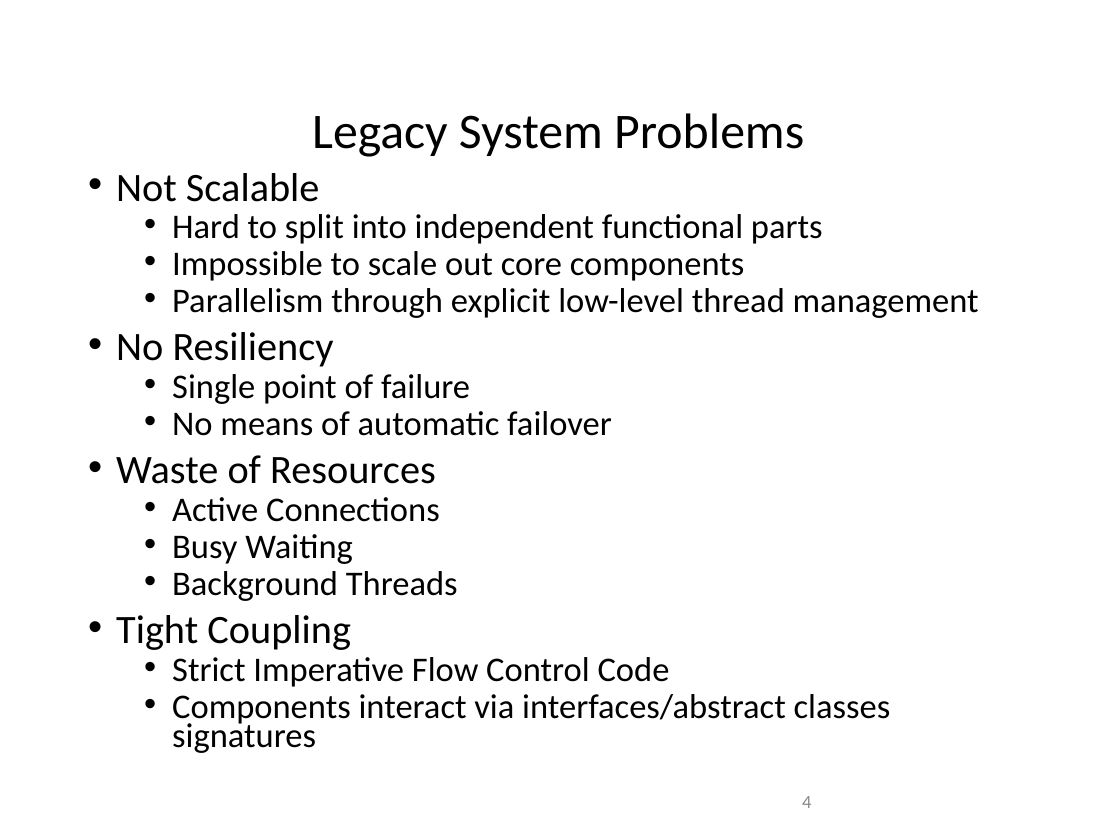
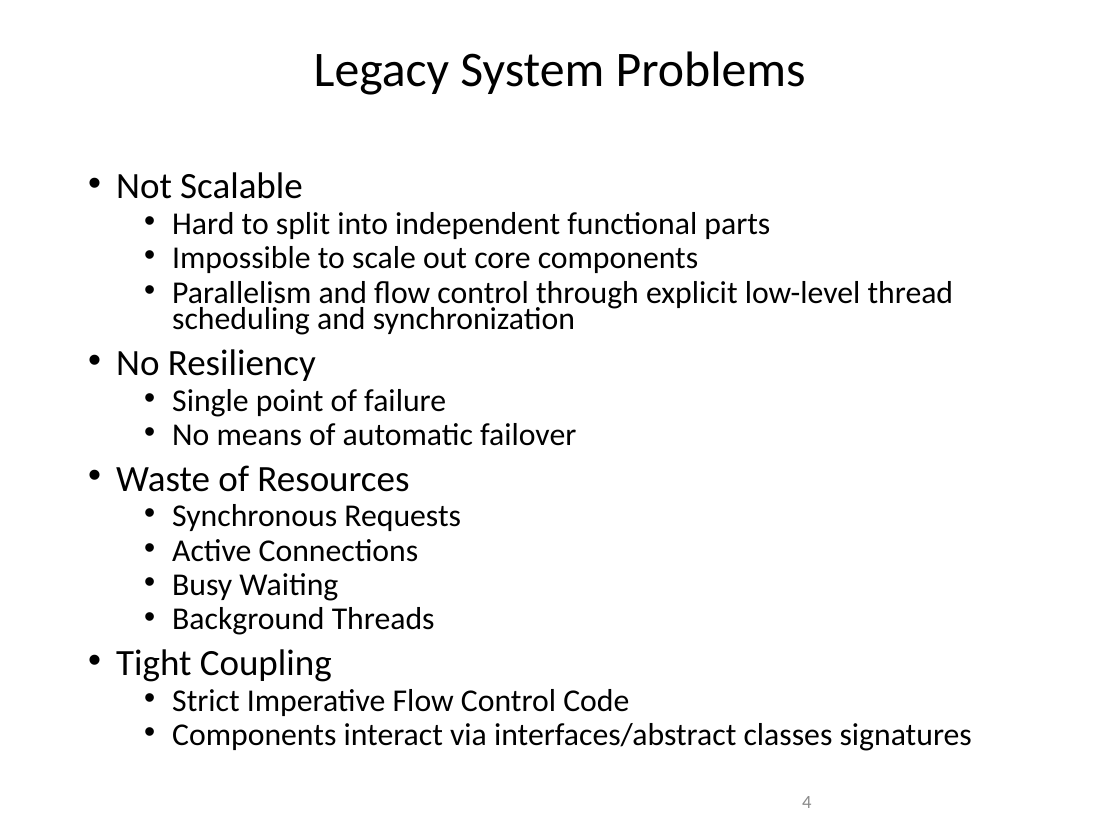
Before and after one commit to amichel/PaymentsGateway.MassTransit.Demo, a slide deck: slide 4 of Presentation/Service Bus Integration Patterns.pptx. Drawn at 1120x840 pixels with LibreOffice and Linux fonts; fonts in the diff are those of the drawing; background and template pictures are left out. Boxes give left, top, right and bottom in pixels: in the first picture for what was removed or moved away, otherwise in the second. Text is boxed around its words. In the diff, an @@ line names an element or a change of style, - is before the commit and + after.

Commit message:
Presentation
Presentation

```diff
--- a/Presentation/Service Bus Integration Patterns.pptx
+++ b/Presentation/Service Bus Integration Patterns.pptx
@@ text "Legacy System Problems": place and size @@
-text "Legacy System Problems" at (312,113,804,157)
+text "Legacy System Problems" at (314,51,806,95)
@@ text "Legacy System Problems" at (314,51,806,95): alignment left to centre @@
@@ text at (116,172,972,751): size 25.9 to 23.8 pt in "Not Scalable", "No Resiliency", "Waste of Resources", "Tight Coupling"; size 22.2 to 20.4 pt in "Hard to split into independent functional parts", "Impossible to scale out core components", "Single point of failure", "No means of automatic failover" and 5 more places @@
@@ text at (172,281,954,335): text changed; size 22.2 to 20.4 pt @@
-  • Parallelism through explicit low-level thread management
+  • Parallelism and flow control through explicit low-level thread scheduling and synchronization
@@ text at (172,504,461,531): paragraph added @@
+  • Synchronous Requests
```
Also in this commit, not shown: 2 other slides changed, 7 slides added, 1 other file.
